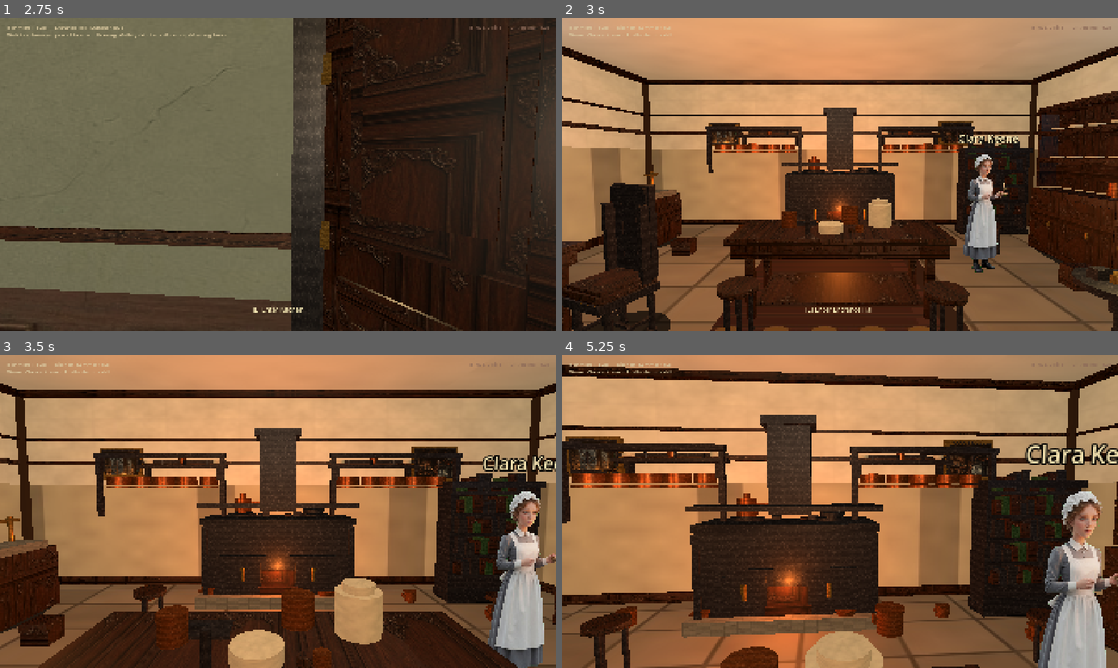
Above: before the commit, frames 1-4 (two rows, left to right).
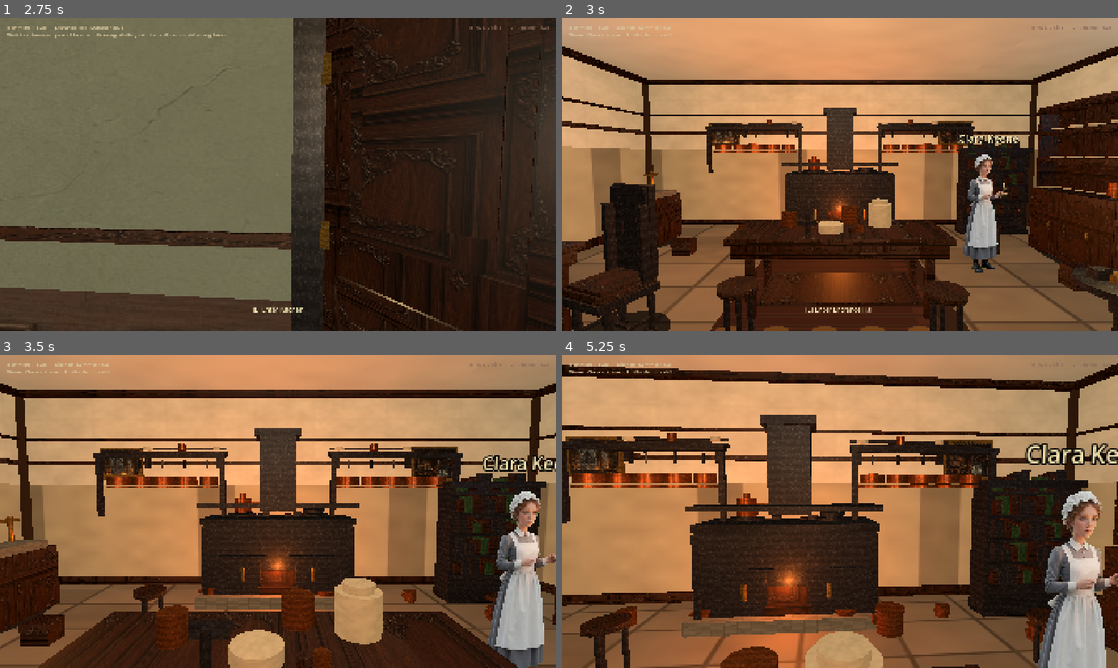
Above: after the commit, the same moments.

Repository: drakewing-eng/aetheric-engine
Game: Godot game, scene res://scenes/fps_main.tscn
Same seed, same stepped clock (60 frames per second), same inputs: the game is played once before the commit and once after it.
Inputs (mouse positions are in pixels of both pictures, inside the frame that each line leads up to):
- Up to frame 1 (2.75 s): tap Enter at 0.5 s; move the mouse to (305, 174) at 0.52 s; hold E (interact) 0.53-1.28 s; hold W (move_forward) from 0.53 s (still down); click (305, 174) at 0.67 s; move the mouse to (250, 174) at 1.27 s; tap E (interact) at 1.35, 2 s; move the mouse to (289, 168) at 2.02 s; hold E (interact) from 2.03 s (still down)
- Up to frame 2 (3 s): keep holding W (move_forward); move the mouse to (834, 180) at 2.77 s; release E (interact) at 2.78 s; tap E (interact) at 2.85 s; click (834, 180) at 2.92 s
- Up to frame 3 (3.5 s): keep holding W (move_forward)
- Up to frame 4 (5.25 s): keep holding W (move_forward); move the mouse to (878, 514) at 3.52 s; hold E (interact) 3.53-4.28 s; tap Enter at 4.25 s; move the mouse to (795, 508) at 4.27 s; tap E (interact) at 4.35 s; tap Space at 5 s; move the mouse to (845, 511) at 5.02 s; hold E (interact) from 5.03 s (still down); click (845, 511) at 5.17 s

Frame 1 is identical in both runs. In frame 2, 0.6% of the frame differs, in the area x 31-69%, y 32-41%; in frame 3, 1.0%; in frame 4, 1.6%, in the area x 9-70%, y 24-40%.

Commit message:
visual loop 22: dense ivy mats not balloons, gallery denser, kitchen shelf y

Diff:
--- a/aetheric-engine-godot/scripts/fps_props.gd
+++ b/aetheric-engine-godot/scripts/fps_props.gd
@@ -557,25 +557,32 @@
 
 
 static func _make_wall_vine(prop: Dictionary) -> Node3D:
-	## Climbing ivy on blank conservatory/service plaster — soft green mass.
+	## Dense climbing ivy mat on plaster — not balloon poles.
 	var root := Node3D.new()
 	root.name = "WallVine"
-	var height: float = float(prop.get("height", 2.2))
-	var width: float = float(prop.get("width", 1.2))
-	var leaf_a := Color(0.22, 0.42, 0.18)
-	var leaf_b := Color(0.16, 0.34, 0.12)
-	var leaf_c := Color(0.28, 0.48, 0.2)
-	# Vertical stems
-	for i in 4:
-		var x := -width * 0.35 + float(i) * (width * 0.23)
-		_add_cylinder(root, Vector3(x, height * 0.45, 0.02), 0.012, height * 0.85, Color(0.2, 0.28, 0.12), false, 0.9)
-	# Leaf clusters
-	for j in 14:
-		var fx := -width * 0.4 + fmod(float(j) * 0.37, width * 0.8)
-		var fy := 0.35 + fmod(float(j) * 0.51, height * 0.75)
+	var height: float = float(prop.get("height", 1.8))
+	var width: float = float(prop.get("width", 1.4))
+	var leaf_a := Color(0.2, 0.4, 0.16)
+	var leaf_b := Color(0.14, 0.32, 0.1)
+	var leaf_c := Color(0.26, 0.46, 0.18)
+	# Thin guide stems (short, many)
+	for i in 6:
+		var x := -width * 0.4 + float(i) * (width * 0.16)
+		var sh := height * (0.45 + float(i % 3) * 0.12)
+		_add_cylinder(root, Vector3(x, 0.25 + sh * 0.5, 0.01), 0.008, sh, Color(0.18, 0.26, 0.1), false, 0.92)
+	# Dense leaf mat (many small spheres packed flat to wall)
+	for j in 28:
+		var t := float(j)
+		var fx := -width * 0.42 + fmod(t * 0.29, width * 0.84)
+		var fy := 0.2 + fmod(t * 0.41, height * 0.85)
+		var fz := 0.04 + float(j % 3) * 0.02
+		var r := 0.07 + float(j % 4) * 0.015
 		var col := leaf_a if j % 3 == 0 else (leaf_b if j % 3 == 1 else leaf_c)
-		_add_sphere_blob(root, Vector3(fx, fy, 0.06), 0.1 + float(j % 3) * 0.03, col)
-		_add_sphere_blob(root, Vector3(fx + 0.08, fy + 0.05, 0.05), 0.07, leaf_c)
+		_add_sphere_blob(root, Vector3(fx, fy, fz), r, col)
+	# Soft base mound
+	_add_sphere_blob(root, Vector3(0, 0.25, 0.08), 0.18, leaf_b)
+	_add_sphere_blob(root, Vector3(-0.2, 0.2, 0.07), 0.14, leaf_a)
+	_add_sphere_blob(root, Vector3(0.22, 0.22, 0.07), 0.15, leaf_c)
 	return root
 
 
--- a/aetheric-engine-godot/scripts/fps_rooms.gd
+++ b/aetheric-engine-godot/scripts/fps_rooms.gd
@@ -320,6 +320,11 @@
 			{"kind": "chalk_board", "pos": [2.5, 0.0, -5.7], "yaw": 0.0},
 			{"kind": "dresser", "pos": [6.8, 0.0, -3.5], "yaw": -90.0},
 			{"kind": "copper_pot", "pos": [-2.5, 0.0, -3.0], "scale": 0.7},
+			{"kind": "machine", "pos": [0.0, 0.0, 2.0], "yaw": 10.0, "height": 1.6},
+			{"kind": "crate", "pos": [2.0, 0.0, 3.8], "scale": 0.7},
+			{"kind": "crate", "pos": [-1.5, 0.0, 3.6], "scale": 0.55},
+			{"kind": "chair", "pos": [1.5, 0.0, -2.5], "yaw": -30.0, "fabric": Color(0.28, 0.2, 0.16)},
+			{"kind": "side_table", "pos": [0.0, 0.0, -2.8], "yaw": 5.0},
 			{
 				"kind": "rug",
 				"pos": [0.0, 0.0, -1.0],
@@ -589,12 +594,14 @@
 				"texture": "res://assets/rooms/richmond_gallery.jpg"},
 		],
 		"props": [
-			# Ivy on remaining solid plaster corners
-			{"kind": "wall_vine", "pos": [-1.2, 0.0, -3.7], "yaw": 0.0, "width": 1.6, "height": 2.6},
-			{"kind": "wall_vine", "pos": [1.2, 0.0, -3.7], "yaw": 0.0, "width": 1.6, "height": 2.6},
-			{"kind": "wall_vine", "pos": [-3.7, 0.0, -2.0], "yaw": 90.0, "width": 1.4, "height": 2.5},
-			{"kind": "wall_vine", "pos": [3.7, 0.0, -2.0], "yaw": -90.0, "width": 1.4, "height": 2.5},
-			# All short palm cards (mesh canopy still reads toy-like)
+			# Dense ivy mats on solid plaster only (not glass)
+			{"kind": "wall_vine", "pos": [-1.0, 0.0, -3.72], "yaw": 0.0, "width": 1.8, "height": 1.9},
+			{"kind": "wall_vine", "pos": [1.0, 0.0, -3.72], "yaw": 0.0, "width": 1.8, "height": 1.9},
+			{"kind": "wall_vine", "pos": [-3.72, 0.0, -2.2], "yaw": 90.0, "width": 1.5, "height": 1.85},
+			{"kind": "wall_vine", "pos": [3.72, 0.0, -2.2], "yaw": -90.0, "width": 1.5, "height": 1.85},
+			{"kind": "wall_vine", "pos": [-3.72, 0.0, -0.5], "yaw": 90.0, "width": 1.2, "height": 1.6},
+			{"kind": "wall_vine", "pos": [3.72, 0.0, -0.5], "yaw": -90.0, "width": 1.2, "height": 1.6},
+			# All short palm cards
 			{"kind": "plant", "pos": [2.5, 0.0, -2.2], "scale": 1.1,
 				"texture": "res://assets/props/plants/plant_palm.png", "width": 0.95, "height": 1.25},
 			{"kind": "plant", "pos": [-2.8, 0.0, -2.5], "scale": 1.15,
@@ -733,11 +740,11 @@
 			},
 			{"kind": "bookshelf", "pos": [3.5, 0.0, -2.5], "yaw": -90.0, "width": 1.2, "height": 1.6},
 			{"kind": "stool", "pos": [1.5, 0.0, 2.2], "yaw": -30.0},
-			# Plate rails on sides only (north has pot racks + range)
-			{"kind": "wall_shelf", "pos": [-1.5, 0.0, 3.5], "yaw": 180.0, "width": 1.4, "shelf_y": 2.05},
-			{"kind": "wall_shelf", "pos": [1.5, 0.0, 3.5], "yaw": 180.0, "width": 1.4, "shelf_y": 2.05},
-			{"kind": "wall_shelf", "pos": [-3.9, 0.0, 0.0], "yaw": 90.0, "width": 2.2, "shelf_y": 2.0},
-			{"kind": "wall_shelf", "pos": [3.9, 0.0, -0.5], "yaw": -90.0, "width": 2.0, "shelf_y": 2.0},
+			# Plate rails sit just above tall wainscot
+			{"kind": "wall_shelf", "pos": [-1.5, 0.0, 3.5], "yaw": 180.0, "width": 1.4, "shelf_y": 2.25},
+			{"kind": "wall_shelf", "pos": [1.5, 0.0, 3.5], "yaw": 180.0, "width": 1.4, "shelf_y": 2.25},
+			{"kind": "wall_shelf", "pos": [-3.9, 0.0, 0.0], "yaw": 90.0, "width": 2.2, "shelf_y": 2.2},
+			{"kind": "wall_shelf", "pos": [3.9, 0.0, -0.5], "yaw": -90.0, "width": 2.0, "shelf_y": 2.2},
 		],
 		"doors": [
 			{
